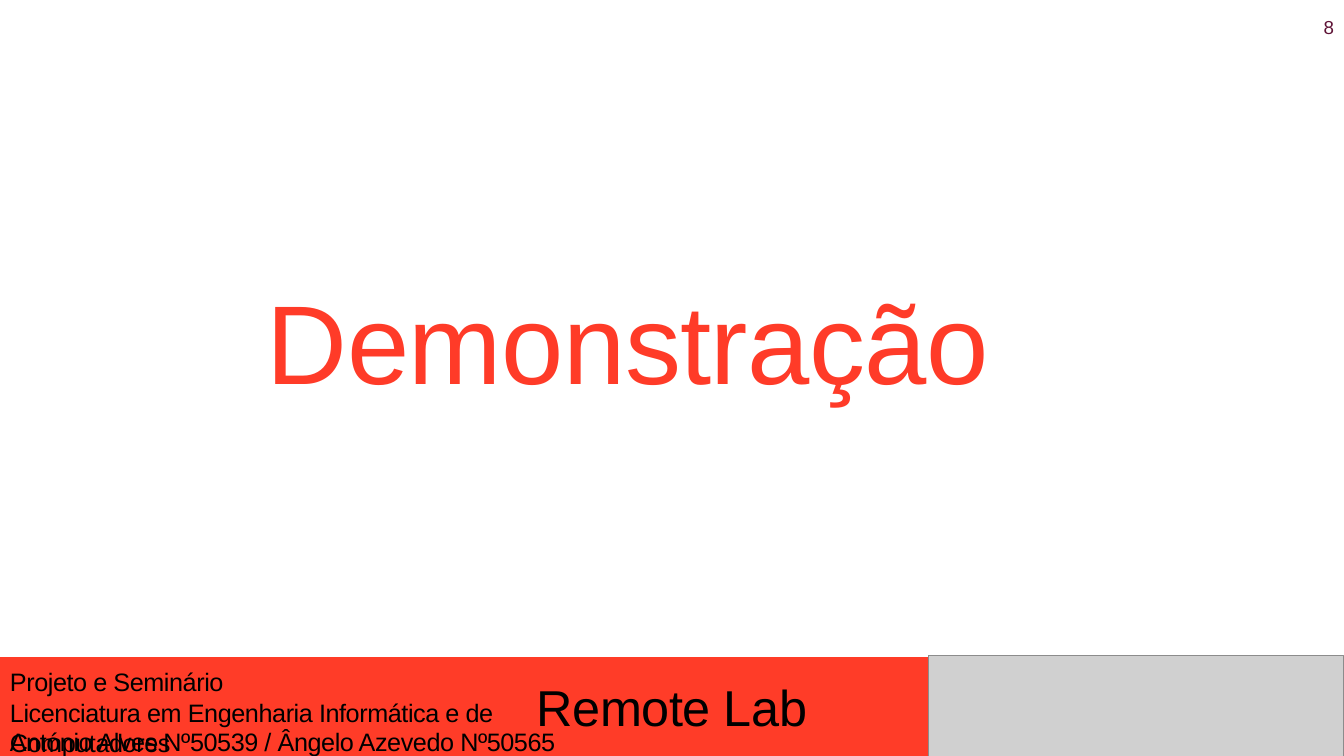
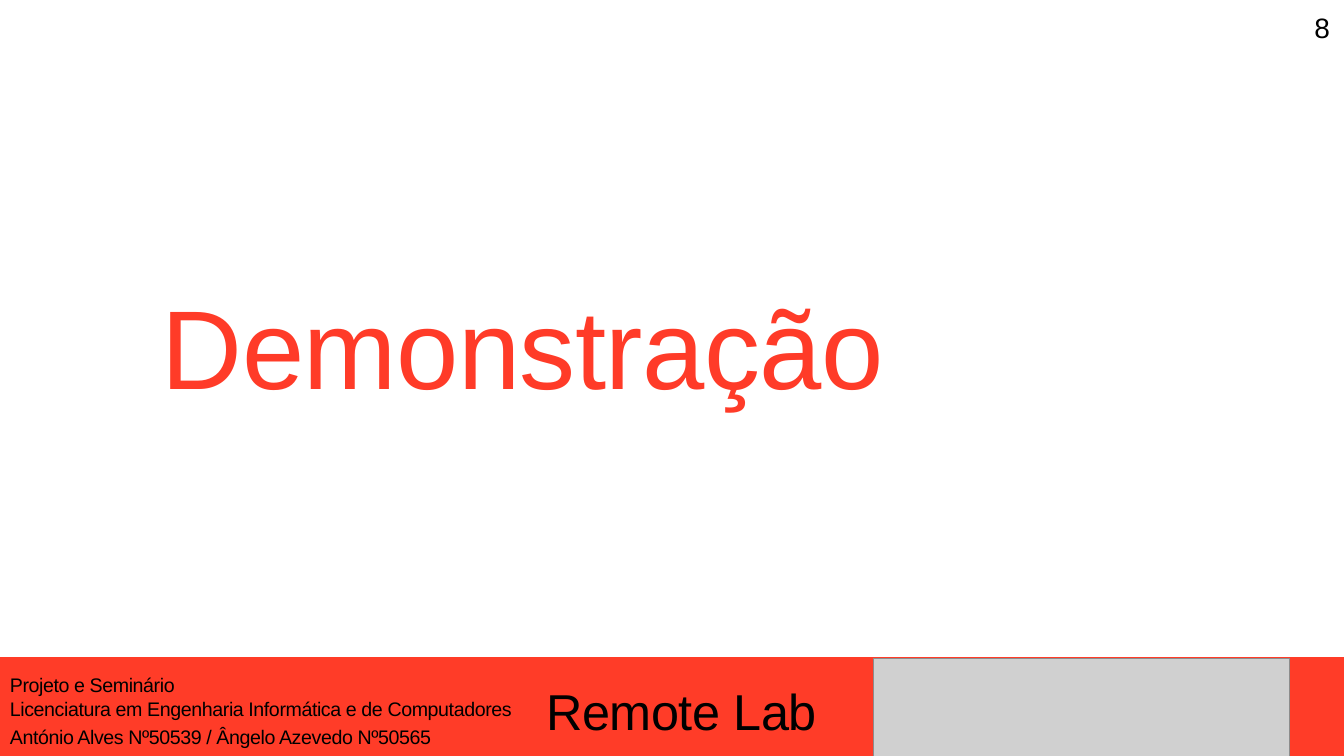
Before and after one commit to isel-remote-lab/documentation, a slide deck: slide 14 of img/ApresentacaoProgressoRL.pptx (slide 8 before the commit). Drawn at 1344x756 pixels with LibreOffice and Linux fonts; fonts in the diff are those of the drawing; grey boxes stand for pictures; background and template pictures are left out. Boxes give left, top, right and bottom in pixels: in the first picture for what was removed or moved away, otherwise in the second. Text is boxed around its words. In the diff, an @@ line names an element or a change of style, - is before the commit and + after.

```diff
--- a/img/ApresentacaoProgressoRL.pptx
+++ b/img/ApresentacaoProgressoRL.pptx
@@ text added at (1314, 18, 1330, 39), 20 pt, text #000000 @@
+8
@@ page number removed at (1324, 21, 1334, 34) @@
-8
@@ text "Demonstração": place and size @@
-text "Demonstração" at (267, 303, 989, 404)
+text "Demonstração" at (162, 308, 884, 409)
@@ picture: place and size @@
-picture at (929, 655, 1344, 756)
+picture at (874, 658, 1291, 756)
@@ text "Projeto e Seminário" at (10, 677, 512, 720): size 18 to 14 pt @@
@@ text "Remote Lab" rewrapped from (537, 689, 807, 736) to (546, 693, 816, 731) @@
@@ text "António Alves Nº50539 / Ângelo ..." at (10, 729, 431, 748): size 18 to 14 pt @@
```
Also in this commit, not shown: 8 other slides changed, 6 slides added, 10 other files.
